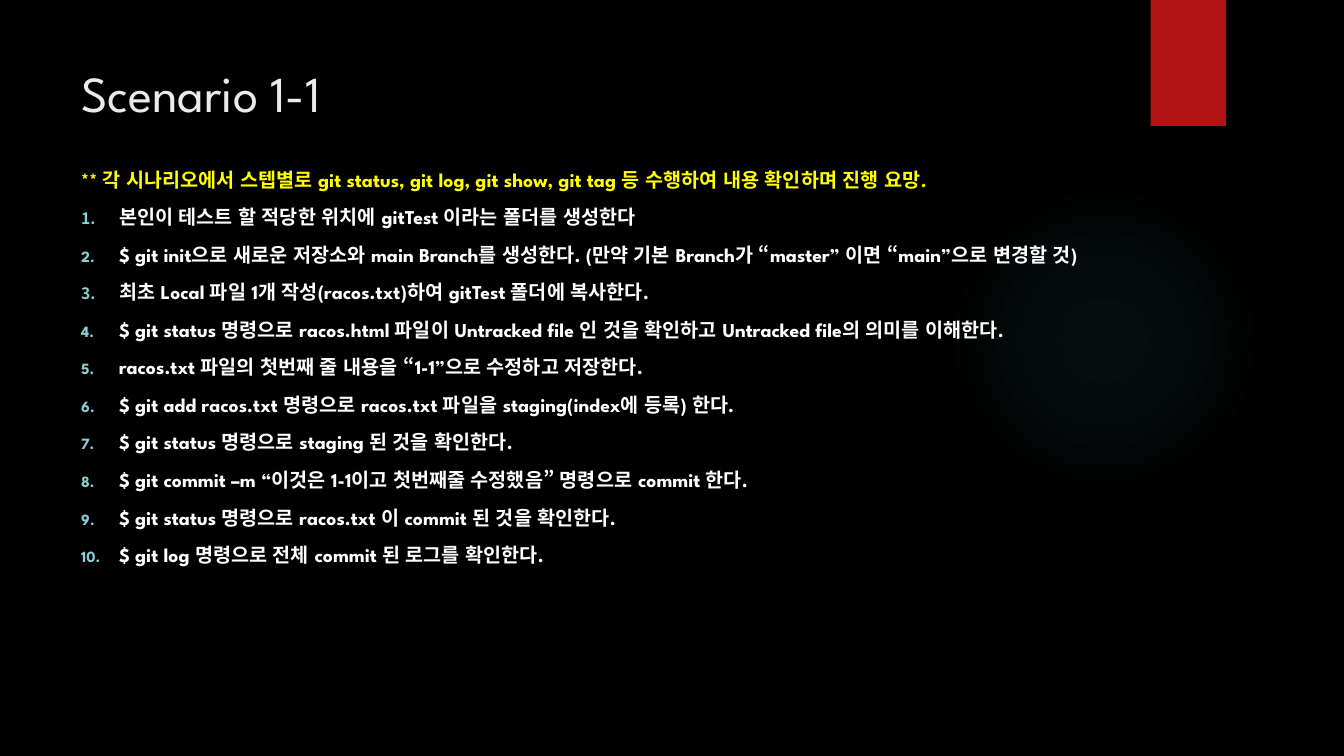
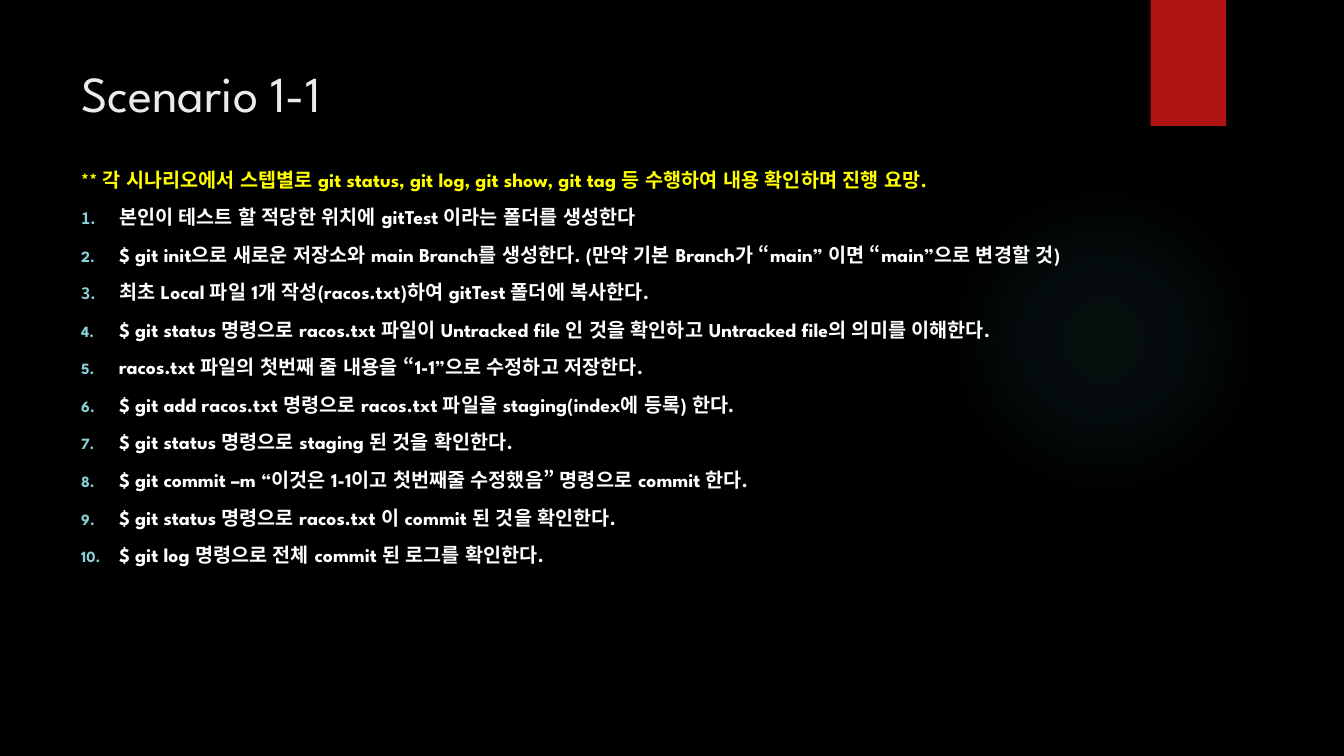
Before and after one commit to iredseal/Learning, a slide deck: slide 11 of Tools/git/SW 형상 관리.pptx. Drawn at 1344x756 pixels with LibreOffice and Linux fonts; fonts in the diff are those of the drawing; background and template pictures are left out. Boxes give left, top, right and bottom in pixels: in the first picture for what was removed or moved away, otherwise in the second. Text is boxed around its words. In the diff, an @@ line names an element or a change of style, - is before the commit and + after.

Commit message:
240625-1915

```diff
--- a/Tools/git/SW 형상 관리.pptx
+++ b/Tools/git/SW 형상 관리.pptx
@@ text at [135,245,1061,267]: text changed @@
-2. $ git init으로 새로운 저장소와 main Branch를 생성한다. (만약 기본 Branch가 “master” 이면 “main”으로 변경할 것)
+2. $ git init으로 새로운 저장소와 main Branch를 생성한다. (만약 기본 Branch가 “main” 이면 “main”으로 변경할 것)
@@ text at [135,320,990,342]: text changed @@
-4. $ git status 명령으로 racos.html 파일이 Untracked file 인 것을 확인하고 Untracked file의 의미를 이해한다.
+4. $ git status 명령으로 racos.txt 파일이 Untracked file 인 것을 확인하고 Untracked file의 의미를 이해한다.
```
Also in this commit, not shown: 3 other slides changed.
